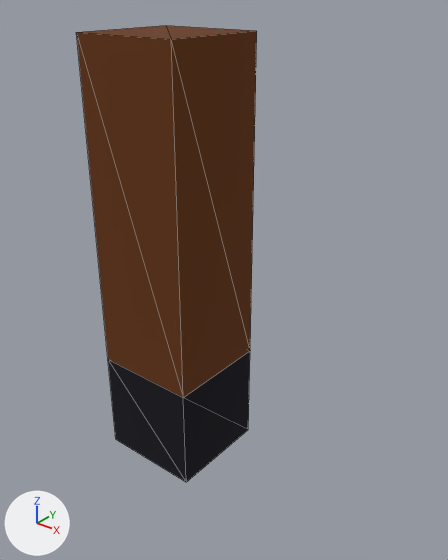
The OBJ model Assets/Player/models/rightleg.vox.obj: old version first, new version second.
Both versions are drawn from a 50 mm camera at (0.413, -0.233, 0.437) aimed at (0.104, 0.153, 0.198). Lighting does not change. The marker at lower left points along +X, +Y and +Z. Mesh edges are drawn as thin lines. Where no turn or scale is listed for an object, it has been applied to the vertices. Vertices at the same position are counted once.

The first picture shows 'Untitled'.
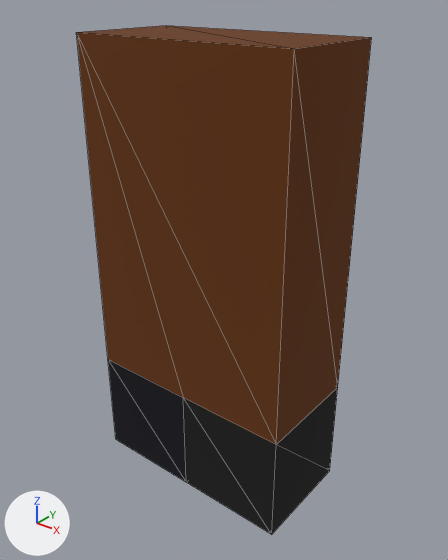
Pixel boxes (x1, y1, x2, y2) of what changed, in the pictures (448 x 560 px):
'Untitled', reshaped (63% wider, 11% taller): before (76, 25, 257, 482); after (76, 25, 372, 534)

What changed in the scene script:
```text
Change me_untitled:
    used by ob_untitled; location = (0.0, 0.0, 0.0)
    remove me_untitled.from_pydata(...)  # 12 vertices, 20 faces; spans x 0.0..0.1, y 0.1..0.2, z 0.0..0.4
    add me_untitled.from_pydata(...)  # 16 vertices, 28 faces; spans x 0.0..0.2, y 0.1..0.2, z 0.0..0.4
    me_untitled part 1
    2 vertices are removed from x 0.1, y 0.1..0.2, z 0.4
    8 faces are deleted
    6 vertices are added at (0.2, 0.1, 0.0), (0.2, 0.2, 0.0), (0.2, 0.1, 0.1), (0.2, 0.2, 0.1), (0.2, 0.1, 0.4), (0.2, 0.2, 0.4)
    16 new faces join them
```
